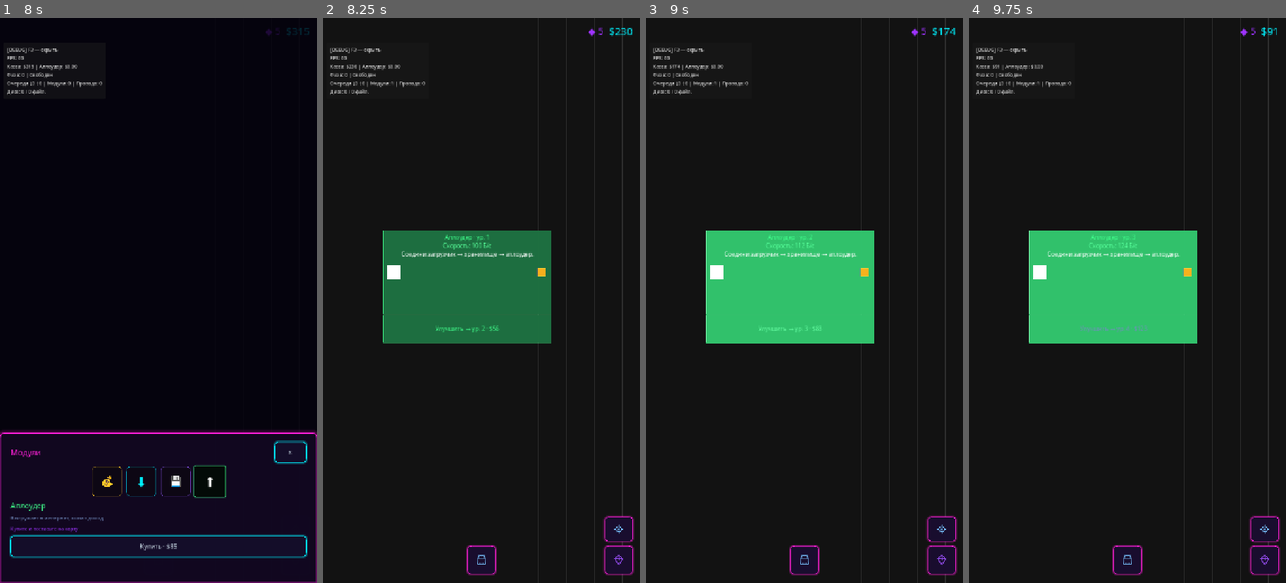
Above: before the commit, frames 1-4 (left to right).
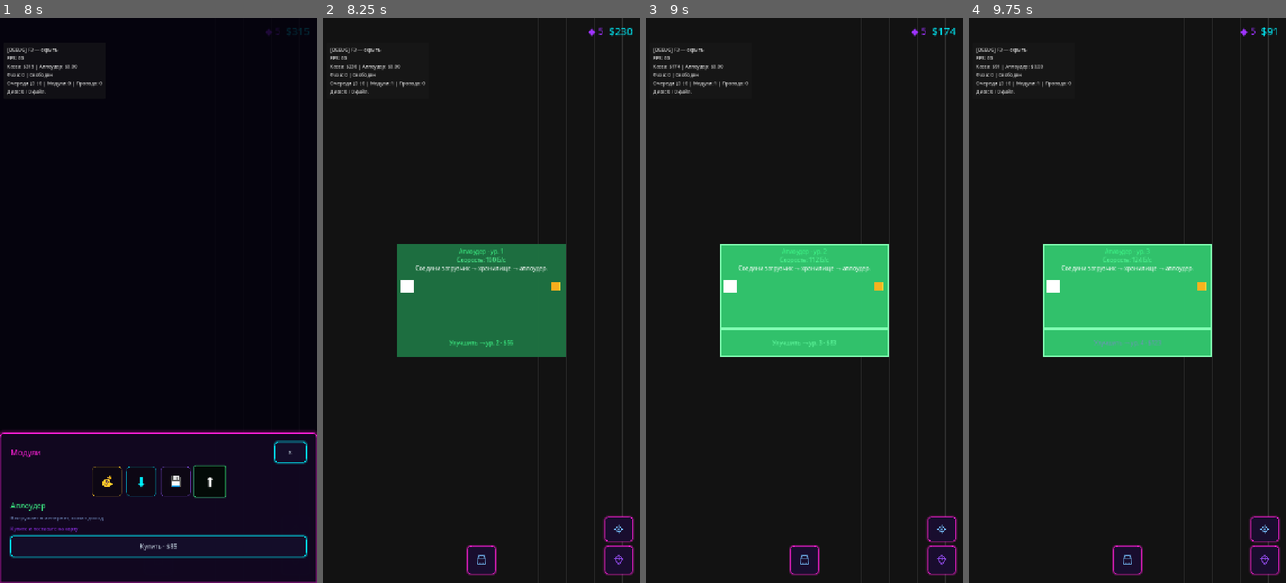
Above: after the commit, the same moments.

Repository: rkfsociety/UploadSimulator
Game: Godot game, scene res://scenes/main.tscn
Same seed, same stepped clock (60 frames per second), same inputs: the game is played once before the commit and once after it.
Inputs (mouse positions are in pixels of both pictures, inside the frame that each line leads up to):
- Up to frame 1 (8 s): click (158, 560) at 0.5 s; click (294, 526) at 1.25 s; click (294, 560) at 2 s; click "×" at 2.75 s; click (158, 560) at 3.5 s; click "💰" at 4.25 s; click "💰" at 5 s; click "⬇" at 5.75 s; click "💾" at 6.5 s; click "⬆" at 7.25 s
- Up to frame 2 (8.25 s): click "Купить · $85" at 8 s
- Up to frame 3 (9 s): click "Улучшить → ур. 2 · $56" at 8.75 s
- Up to frame 4 (9.75 s): click "Улучшить → ур. 3 · $83" at 9.5 s

Frame 1 is identical in both runs. In frame 2, 5.1% of the frame differs, in the area x 18-77%, y 37-60%; in frame 3, 5.3%; in frame 4, 5.3%.

Commit message:
Выравнивать модули по углам клеток сетки
cell_to_pixel вычитал полклетки — линии сетки проходили через центры клеток,
а углы модулей оказывались между линиями. Убрал смещение: левый-верхний угол
клетки теперь точно на линии сетки (кратно CELL_SIZE), pixel_to_cell согласован.

Diff:
--- a/scripts/core/defs/grid_defs.gd
+++ b/scripts/core/defs/grid_defs.gd
@@ -21,9 +21,8 @@
 
 
 static func cell_to_pixel(gx: int, gy: int) -> Vector2:
-	# Центр клетки (gx, gy) в мировых координатах; (0,0) — центр карты
-	var half_cell := float(CELL_SIZE) * 0.5
-	return Vector2(gx * CELL_SIZE, gy * CELL_SIZE) - Vector2(half_cell, half_cell)
+	# Левый-верхний угол клетки (gx, gy) — точно на линии сетки (кратно CELL_SIZE)
+	return Vector2(gx * CELL_SIZE, gy * CELL_SIZE)
 
 
 static func cell_rect(gx: int, gy: int) -> Rect2:
@@ -31,10 +30,9 @@
 
 
 static func pixel_to_cell(world_px: Vector2) -> Vector2i:
-	var half_cell := float(CELL_SIZE) * 0.5
 	return Vector2i(
-		floori((world_px.x + half_cell) / float(CELL_SIZE)),
-		floori((world_px.y + half_cell) / float(CELL_SIZE))
+		floori(world_px.x / float(CELL_SIZE)),
+		floori(world_px.y / float(CELL_SIZE))
 	)
 
 
